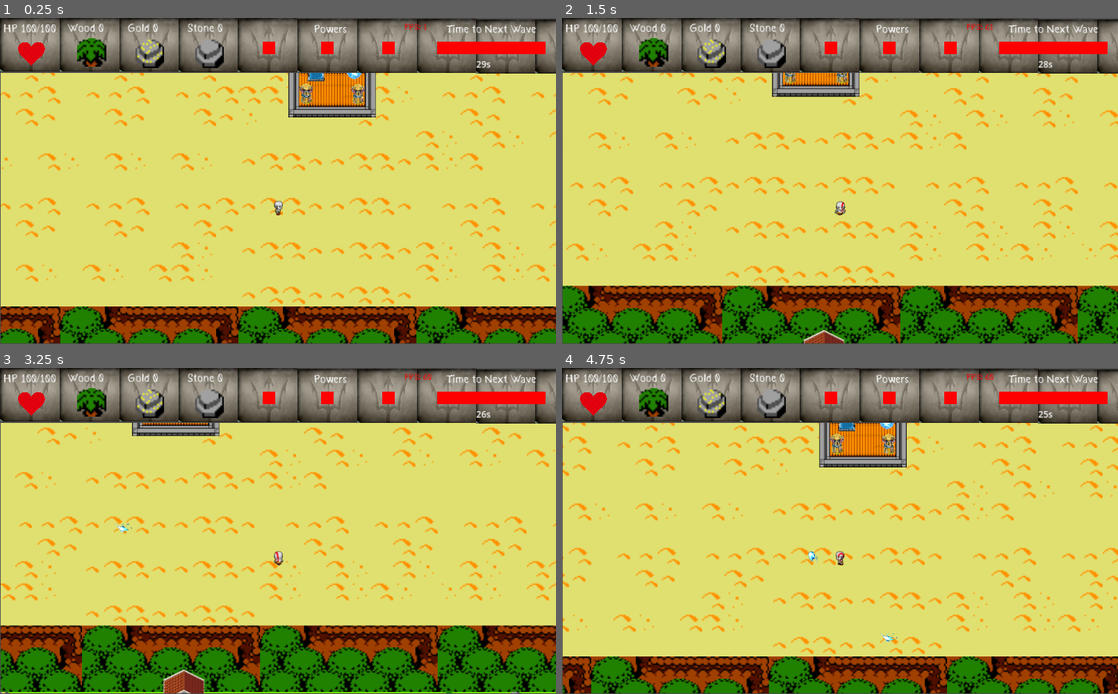
Above: before the commit, frames 1-4 (two rows, left to right).
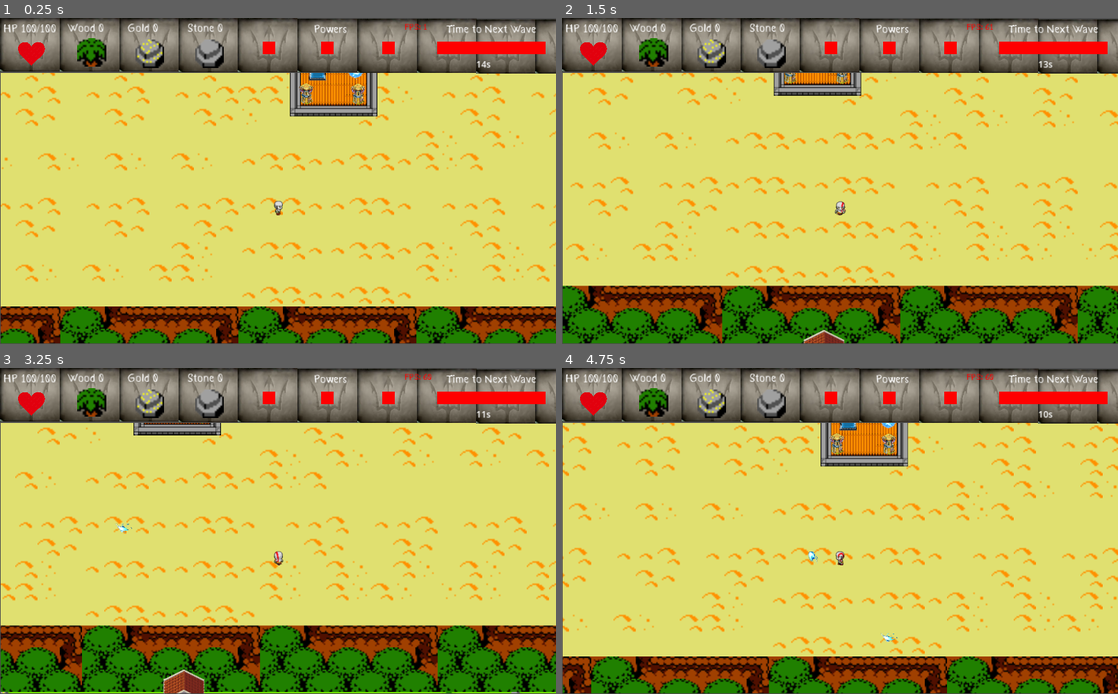
Above: after the commit, the same moments.

Repository: Christian2019/ProjetoAtenas
Game: Godot game, scene res://Scenes/MainScenes/Game_ViewPort.tscn
Two runs of this game, one before a commit and one after it. Both use one fixed random seed, a clock stepped at 60 frames per second and the inputs below. Sound files missing from this copy of the repository are replaced by a short silence.
Inputs:
- Up to frame 1 (0.25 s): no input
- Up to frame 2 (1.5 s): tap Enter at 0.5 s; hold Right (Move_Right) 0.53-1.28 s; hold Space (Attack1) 0.53-1.28 s; hold Down (Move_Down) from 1.28 s (still down); tap T (Turret) at 1.35 s
- Up to frame 3 (3.25 s): release Down (Move_Down) at 2.03 s; hold Right (Move_Right) 2.03-2.78 s; hold Space (Attack1) 2.03-2.78 s; hold Up (Move_Up) from 2.78 s (still down); tap T (Turret) at 2.85 s
- Up to frame 4 (4.75 s): release Up (Move_Up) at 3.53 s; hold Space (Attack1) 3.53-4.28 s; hold Left (Move_Left) from 3.53 s (still down); tap T (Turret) at 4.35 s

The runs differ from the first frame. In frame 1, 1.5% of the frame differs, in the area x 51-88%, y 13-31%; in frame 2, 0.8%; in frame 3, 0.5%; in frame 4, 1.5%, in the area x 46-88%, y 13-31%.

Commit message:
novo sistema de waves, inimigos indo para o centro, musica

Diff:
--- a/Scenes/Game/Enemies/Minotaur.tscn
+++ b/Scenes/Game/Enemies/Minotaur.tscn
@@ -124,7 +124,6 @@
 [node name="AnimatedSprite2D" type="AnimatedSprite2D" parent="."]
 sprite_frames = SubResource("SpriteFrames_grjig")
 animation = &"Walking"
-frame_progress = 0.694488
 
 [node name="Area2D" type="Area2D" parent="."]
 
--- a/Scenes/Game/Game.tscn
+++ b/Scenes/Game/Game.tscn
@@ -1,27 +1,41 @@
-[gd_scene load_steps=14 format=3 uid="uid://cb86td4m1hepw"]
+[gd_scene load_steps=17 format=3 uid="uid://cb86td4m1hepw"]
 
 [ext_resource type="AudioStream" uid="uid://muwp777hkxqy" path="res://Assets/Sounds/AOMSoundTrack.mp3" id="1_28pgp"]
 [ext_resource type="Script" path="res://Scripts/Game.gd" id="1_ff1wb"]
 [ext_resource type="Script" path="res://Scripts/BackgroundMusic.gd" id="2_1c6e5"]
+[ext_resource type="Script" path="res://Scripts/WaveController.gd" id="2_fwy3j"]
+[ext_resource type="Script" path="res://Scripts/SoundController.gd" id="3_fm8f8"]
 [ext_resource type="PackedScene" uid="uid://ba8lsakijrbpv" path="res://Scenes/Game/tiles.tscn" id="3_lg0li"]
 [ext_resource type="PackedScene" uid="uid://bqji3jr451ges" path="res://Scenes/Game/matriz.tscn" id="4_di3q4"]
+[ext_resource type="AudioStream" uid="uid://cg4ug0aknwkdt" path="res://Assets/Sounds/Wave.mp3" id="4_uxdaf"]
 [ext_resource type="PackedScene" uid="uid://cq8fbkkwauxoo" path="res://Scenes/Game/player.tscn" id="5_x6q60"]
 [ext_resource type="Texture2D" uid="uid://b4tu2enafngd1" path="res://Assets/Images/Constructions/DefenderPointImage.png" id="7_1yn2y"]
 [ext_resource type="PackedScene" uid="uid://dumjr4t8822i1" path="res://Scenes/Game/Constructions/Portal.tscn" id="8_rpnsu"]
 [ext_resource type="PackedScene" uid="uid://c0rurmnfon8nm" path="res://Scenes/Game/Constructions/Pool.tscn" id="9_iifxh"]
 [ext_resource type="PackedScene" uid="uid://cawqbopdr275u" path="res://Scenes/Game/Constructions/Temple.tscn" id="10_v6y37"]
 [ext_resource type="PackedScene" uid="uid://dtu5sjvquowls" path="res://Scenes/Game/Constructions/Defenses/Tower.tscn" id="11_arq70"]
-[ext_resource type="PackedScene" uid="uid://dgeirnlkialpt" path="res://Scenes/Game/Enemies/Spawner.tscn" id="13_6sse8"]
 [ext_resource type="Script" path="res://Scripts/Towers.gd" id="14_1dkqe"]
+
+[sub_resource type="RectangleShape2D" id="RectangleShape2D_t4cda"]
+size = Vector2(254, 254)
 
 [node name="Game" type="Node2D"]
 script = ExtResource("1_ff1wb")
 metadata/_edit_horizontal_guides_ = [2752.0]
 metadata/_edit_vertical_guides_ = [2560.0]
 
-[node name="BackgroundMusic" type="AudioStreamPlayer" parent="."]
+[node name="WaveController" type="Node2D" parent="."]
+script = ExtResource("2_fwy3j")
+
+[node name="SoundController" type="Node2D" parent="."]
+script = ExtResource("3_fm8f8")
+
+[node name="AOEMusic" type="AudioStreamPlayer" parent="SoundController"]
 stream = ExtResource("1_28pgp")
 script = ExtResource("2_1c6e5")
+
+[node name="WaveMusic" type="AudioStreamPlayer" parent="SoundController"]
+stream = ExtResource("4_uxdaf")
 
 [node name="Tiles" parent="." instance=ExtResource("3_lg0li")]
 position = Vector2(4, 192)
@@ -31,30 +45,17 @@
 
 [node name="Collectable_instances" type="Node2D" parent="."]
 
-[node name="Spawners" type="Node2D" parent="."]
-
-[node name="Spawner_W" parent="Spawners" instance=ExtResource("13_6sse8")]
-position = Vector2(31, 629)
-
-[node name="Spawner_N" parent="Spawners" instance=ExtResource("13_6sse8")]
-position = Vector2(1299, 18)
-direction_move = "S"
-
-[node name="Spawner_E" parent="Spawners" instance=ExtResource("13_6sse8")]
-position = Vector2(2494, 589)
-direction_move = "W"
-
 [node name="Enemies" type="Node2D" parent="."]
 
 [node name="Center" type="Node2D" parent="."]
-position = Vector2(25, -393)
 
 [node name="DefenderPoint" type="Sprite2D" parent="Center"]
-position = Vector2(1269, 1003)
+position = Vector2(1298, 607)
 scale = Vector2(0.781056, 0.781056)
 texture = ExtResource("7_1yn2y")
 
 [node name="Portals" type="Node2D" parent="Center"]
+position = Vector2(29, -396)
 
 [node name="Portal" parent="Center/Portals" instance=ExtResource("8_rpnsu")]
 position = Vector2(1330, 992)
@@ -63,7 +64,13 @@
 position = Vector2(1289, 2058)
 
 [node name="Pool" parent="Center" instance=ExtResource("9_iifxh")]
-position = Vector2(1223, 1000)
+position = Vector2(1252, 604)
+
+[node name="CenterArea" type="Area2D" parent="Center"]
+
+[node name="CollisionShape2D" type="CollisionShape2D" parent="Center/CenterArea"]
+position = Vector2(1301, 614)
+shape = SubResource("RectangleShape2D_t4cda")
 
 [node name="Player" parent="." instance=ExtResource("5_x6q60")]
 position = Vector2(1139, 997)
--- a/Scripts/BackgroundMusic.gd
+++ b/Scripts/BackgroundMusic.gd
@@ -8,3 +8,4 @@
 func random(min,max):
 	var rng = RandomNumberGenerator.new()
 	return int (rng.randf_range(min, max))
+	volume_db
--- a/Scripts/Enemy.gd
+++ b/Scripts/Enemy.gd
@@ -1,17 +1,9 @@
 extends Node2D
 
-var direction
+var centerPoint
 
 func _ready():
-	pass
-
+	centerPoint = get_parent().get_parent().get_node("Center/CenterArea/CollisionShape2D")
 
 func _process(delta):
 	pass
-
-
-func move(speed):
-	if (direction=="S"):
-		position.y+=speed
-	else:
-		position.x+=speed
--- a/Scripts/HUD.gd
+++ b/Scripts/HUD.gd
@@ -1,19 +1,15 @@
 extends Node2D
 
-var nextWaveTime =0
-
-var start_bool = true
-func start():
-	if (start_bool):
-		start_bool=false
-		passTime()
+var tick =0
+var waitTick=2
 
 func _process(delta):
-	if (Global.Game!=null):
-		start()
+	if (tick == waitTick):
 		updateTimeToNextWave()
-	if (Global.player!=null):
 		updateResources()
+
+	if (tick < waitTick):
+		tick+=1
 
 func updateResources():
 	$Frontground/Wood/Label.text =  str("Wood ",Global.player.wood)
@@ -21,10 +17,4 @@
 	$Frontground/Stone/Label.text =  str("Stone ",Global.player.stone)
 
 func updateTimeToNextWave():
-	$Frontground/TimeLine/Label2.text = str(nextWaveTime,"s")
-
-func passTime():
-	nextWaveTime-=1
-	if (nextWaveTime==-1):
-		nextWaveTime= Global.Game.get_node("Spawners/Spawner_W").wave_timer-1
-	Global.timerCreator("passTime",1,[],self)
+	$Frontground/TimeLine/Label2.text = str(Global.Game.get_node("WaveController").timer,"s")
--- a/Scripts/Minotaur.gd
+++ b/Scripts/Minotaur.gd
@@ -4,32 +4,55 @@
 var isMoving=true
 
 var playerInside=false
+var centerPointInside=false
 
 func _ready():
 	super._ready()
 	$AnimatedSprite2D.play("Walking")
-	if (direction=="W"):
-		speed*=-1
-		$AnimatedSprite2D.flip_h=true
-
 
 func _process(delta):
 	super._process(delta)
 	if (isMoving):
-		move(speed)
-	if (playerInside):
+		move()
+	if (playerInside or centerPointInside):
+		isMoving=false
+		if ($AnimatedSprite2D.animation!= "Attacking"):
+			$AnimatedSprite2D.animation= "Attacking"
 		if Input.is_action_pressed("Attack1"):
 			call_deferred("free")
 
+func move():
+	if ($AnimatedSprite2D.animation!= "Walking"):
+		$AnimatedSprite2D.animation= "Walking"
+
+	var centerPointX= centerPoint.position.x
+	var centerPointY= centerPoint.position.y
+	var distanceXtoCenter = position.x-centerPointX
+	var distanceYtoCenter = position.y-centerPointY
+
+	var absoluteTotalValue = abs(distanceYtoCenter)+abs(distanceXtoCenter)
+
+	var speedXModifier = speed*(distanceXtoCenter/absoluteTotalValue)
+	var speedYModifier = speed*(distanceYtoCenter/absoluteTotalValue)
+
+	position.x -= speedXModifier
+	position.y -= speedYModifier
+
+	if (distanceXtoCenter>0):
+		$AnimatedSprite2D.flip_h=true
+	else:
+		$AnimatedSprite2D.flip_h=false
+
 
 func _on_area_2d_area_entered(area):
-	if (area.get_parent().name=="Doors"):
-		isMoving=false
-		$AnimatedSprite2D.play("Attacking")
-	elif (area.get_parent().name=="Player"):
+	if (area.get_parent().name=="Center"):
+		centerPointInside=true
+	if (area.get_parent().name=="Player"):
 		playerInside=true
 
 
 func _on_area_2d_area_exited(area):
 	if (area.get_parent().name=="Player"):
 		playerInside=false
+	if (area.get_parent().name=="Center"):
+		centerPointInside=false
--- /dev/null
+++ b/Scripts/SoundController.gd
@@ -0,0 +1,33 @@
+extends Node2D
+
+var waveMusicPlaying = false
+
+var transitionTime = 10
+
+func startBattleMusic():
+	$WaveMusic.playing=true
+	controllMusic(0,true)
+
+
+func endBattleMusic():
+	$AOEMusic.playing=true
+	controllMusic(0,false)
+
+
+func controllMusic(timer,waveMusic):
+	timer+=1
+	print(timer)
+	if (waveMusic):
+		$AOEMusic.set_volume_db(timer*(-1))
+		$WaveMusic.set_volume_db(timer-transitionTime)
+		if (timer == transitionTime):
+			$AOEMusic.playing=false
+		else:
+			Global.timerCreator("controllMusic",0.5,[timer,true],self)
+	else:
+		$AOEMusic.set_volume_db(timer-transitionTime-5)
+		$WaveMusic.set_volume_db(timer*(-1))
+		if (timer == transitionTime):
+			$WaveMusic.playing=false
+		else:
+			Global.timerCreator("controllMusic",0.5,[timer,false],self)
--- a/Scripts/Spawner.gd
+++ b/Scripts/Spawner.gd
@@ -21,7 +21,7 @@
 func start():
 	if (start_bool):
 		start_bool=false
-		createWave()
+		#createWave()
 
 func _process(delta):
 	if (!enable):
--- /dev/null
+++ b/Scripts/WaveController.gd
@@ -0,0 +1,65 @@
+extends Node2D
+
+var startTimer = 15
+var timer = startTimer
+
+var battleTimer = startTimer
+var peaceTimer = startTimer
+
+var battleTime=false
+
+var soundController
+var enemies
+
+func _ready():
+	soundController= get_parent().get_node("SoundController")
+	enemies = get_parent().get_node("Enemies")
+	passTime()
+
+
+func _process(delta):
+	if (battleTime and timer ==0 and enemies.get_child_count()==0):
+		battleEnd()
+
+
+
+func passTime():
+	timer-=1
+	if timer==0:
+		if (!battleTime):
+			battleStart()
+	else:
+		Global.timerCreator("passTime",1,[],self)
+
+func battleStart():
+	battleTime=true
+	timer = startTimer
+	soundController.startBattleMusic()
+	passTime()
+	createEnemies()
+
+
+
+func battleEnd():
+	battleTime=false
+	timer = startTimer
+	soundController.endBattleMusic()
+	passTime()
+
+func createEnemies():
+	if (battleTime and timer>0):
+		spawnEnemy(PreLoads.minotaur.instantiate())
+		Global.timerCreator("createEnemies",1,[],self)
+
+func spawnEnemy(enemy):
+	enemy.position = getAllowRandomSpawnPosition()
+	enemy.name = "Minotaur"
+	get_parent().get_node("Enemies").call_deferred("add_child",enemy)
+
+func getAllowRandomSpawnPosition():
+	var rng = RandomNumberGenerator.new()
+	var x = rng.randi_range(0, 2500)
+	var y = rng.randi_range(0, 1275)
+	if (x>1174 and x<1428 and y>483 and y<734):
+		getAllowRandomSpawnPosition()
+	return Vector2(x,y)
Not shown, added: Assets/Sounds/Wave.mp3.import
Not shown, changed: ToDo.txt
Not shown, added: Assets/Sounds/Wave.mp3
